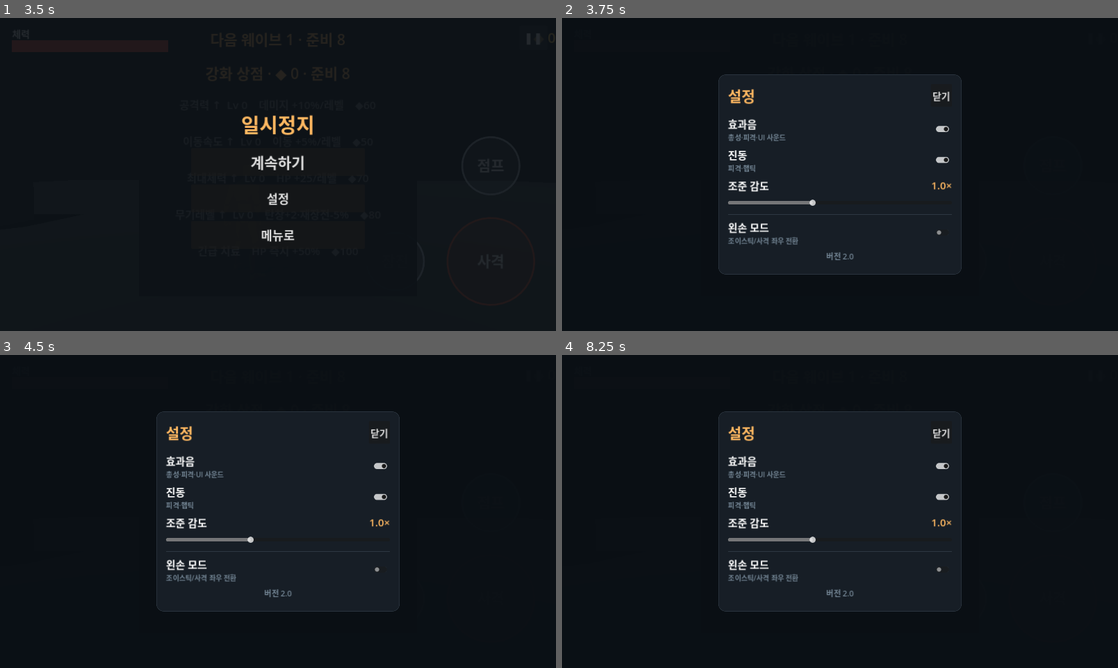
Above: before the commit, frames 1-4 (two rows, left to right).
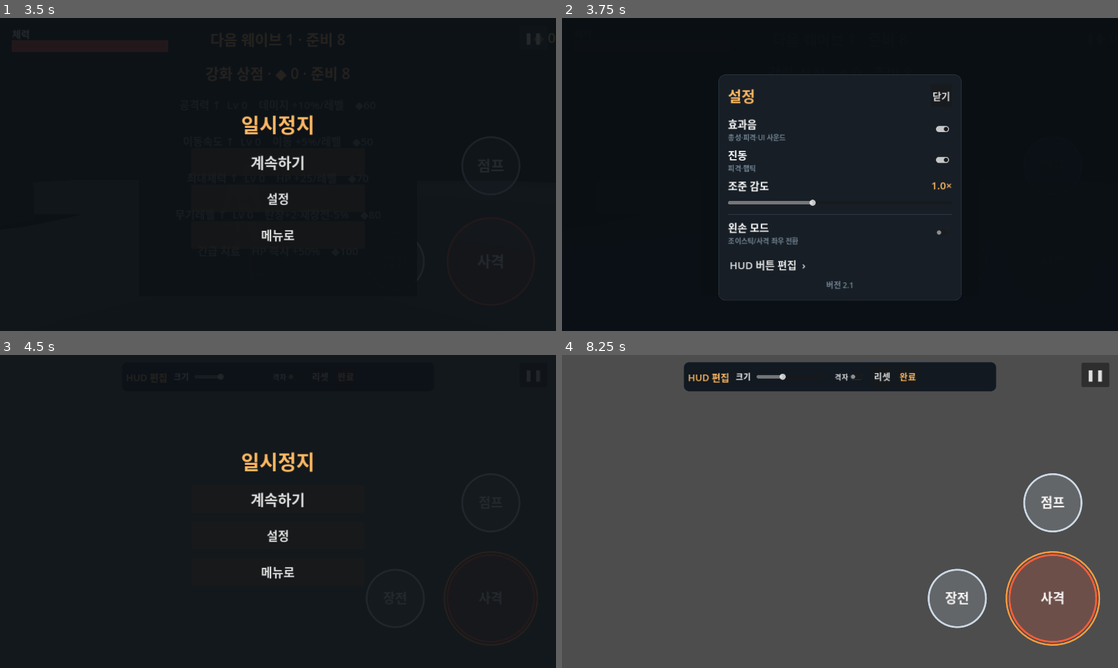
Above: after the commit, the same moments.

Repository: jjongjjongs/Reborn
Game: Godot game, scene res://Menu.tscn
Two runs of this game, one before a commit and one after it. Both use one fixed random seed, a clock stepped at 60 frames per second and the inputs below.
Inputs (mouse positions are in pixels of both pictures, inside the frame that each line leads up to):
- Up to frame 1 (3.5 s): click (417, 136) at 0.52 s; click "❚❚" at 1.25 s; click "계속하기" at 2 s; click "❚❚" at 2.75 s
- Up to frame 2 (3.75 s): click "설정" at 3.5 s
- Up to frame 3 (4.5 s): click (278, 602) at 4.25 s, where only the run after the commit has a clickable "HUD 버튼 편집 ›"
- Up to frame 4 (8.25 s): click (851, 376) at 5 s, where only the run after the commit has a clickable "격자"; click (884, 376) at 5.75 s, where only the run after the commit has a clickable "리셋"; click (906, 376) at 6.5 s, where only the run after the commit has a clickable "완료"; click "❚❚" at 7.25 s; click "계속하기" at 8 s

Frame 1 is identical in both runs. In frame 2, 0.5% of the frame differs, in the area x 28-72%, y 74-91%; in frame 3, 3.3%; in frame 4, 95%, in the area x 0-100%, y 0-100%.

Commit message:
feat: HUD 버튼 편집기 (v22)
- hud_editor.gd + HudEditor.tscn: 격자 오버레이 위에서 사격/점프/장전 버튼을
  드래그로 이동, 크기 슬라이더로 확대·축소, 격자 스냅/리셋/완료. 위치는 화면
  비율로 저장돼 해상도 무관.
- controls.gd: hud_layout(버튼별 x,y 비율 + 크기) 영속화, reset_hud().
- joystick.gd: 버튼 위치/반경을 hud_layout에서 읽음(미설정 시 기본값, 왼손 모드
  반영). 히트 판정·그리기 모두 커스텀 배치 적용.
- settings.gd: 'HUD 버튼 편집' 진입 추가.
- 버전 21→22 (2.0→2.1)

Co-Authored-By: Claude Opus 4.8 <noreply@anthropic.com>
Claude-Session: https://claude.ai/code/session_017gCHGQkLFHx2VS6S1QuV14

Diff:
--- /dev/null
+++ b/game/HudEditor.tscn
@@ -0,0 +1,8 @@
+[gd_scene load_steps=2 format=3]
+
+[ext_resource type="Script" path="res://hud_editor.gd" id="1_hud"]
+
+[node name="HudEditor" type="Control"]
+layout_mode = 3
+anchors_preset = 15
+script = ExtResource("1_hud")
--- a/game/controls.gd
+++ b/game/controls.gd
@@ -55,6 +55,11 @@
 var vibrate_on: bool = true
 var look_sens: float = 1.0      # 0.4 .. 2.0 multiplier
 var left_handed: bool = false
+var hud_layout: Dictionary = {}   # "fire"/"jump"/"reload" -> {x,y (frac), s (scale)}
+
+func reset_hud() -> void:
+	hud_layout.clear()
+	save_settings()
 
 func vibrate(ms: int = 40) -> void:
 	if vibrate_on:
@@ -125,6 +130,9 @@
 		vibrate_on = bool(data.get("vibrate_on", true))
 		look_sens = clampf(float(data.get("look_sens", 1.0)), 0.4, 2.0)
 		left_handed = bool(data.get("left_handed", false))
+		var hl = data.get("hud_layout", {})
+		if typeof(hl) == TYPE_DICTIONARY:
+			hud_layout = hl
 
 func save_settings() -> void:
 	_save_best()
@@ -137,5 +145,6 @@
 		"best_wave": best_wave, "best_kills": best_kills, "best_time": best_time,
 		"sfx_on": sfx_on, "vibrate_on": vibrate_on,
 		"look_sens": look_sens, "left_handed": left_handed,
+		"hud_layout": hud_layout,
 	}))
 	f.close()
--- /dev/null
+++ b/game/hud_editor.gd
@@ -0,0 +1,174 @@
+extends Control
+## HUD button layout editor. Grid overlay + drag to move + size slider.
+## Edits fire/jump/reload (move stick stays dynamic). Saves fractions to
+## Controls.hud_layout. Launched from Settings; returns to the menu.
+
+const BASE := {"fire": 100.0, "jump": 66.0, "reload": 66.0}
+const LABELS := {"fire": "사격", "jump": "점프", "reload": "장전"}
+
+var _layout := {}          # key -> {x,y (frac 0..1), s (scale)}
+var _sel := "fire"
+var _drag := ""
+var _snap := false
+var _slider: HSlider
+var _font: Font
+
+func _ready() -> void:
+	set_anchors_preset(Control.PRESET_FULL_RECT)
+	mouse_filter = Control.MOUSE_FILTER_STOP
+	_font = ThemeDB.fallback_font
+	_init_layout()
+	_build_bar()
+
+func _init_layout() -> void:
+	var s := size
+	for key in ["fire", "jump", "reload"]:
+		if Controls.hud_layout.has(key):
+			var d: Dictionary = Controls.hud_layout[key]
+			_layout[key] = {"x": float(d.get("x", 0.5)), "y": float(d.get("y", 0.5)), "s": float(d.get("s", 1.0))}
+		else:
+			var c := _default_center(key, s)
+			_layout[key] = {"x": c.x / s.x, "y": c.y / s.y, "s": 1.0}
+
+func _default_center(key: String, s: Vector2) -> Vector2:
+	var lh := Controls.left_handed
+	var fx := 150.0 if lh else s.x - 150.0
+	var rx := 370.0 if lh else s.x - 370.0
+	match key:
+		"fire": return Vector2(fx, s.y - 160.0)
+		"jump": return Vector2(fx, s.y - 380.0)
+		"reload": return Vector2(rx, s.y - 160.0)
+	return s * 0.5
+
+func _center(key: String) -> Vector2:
+	return Vector2(_layout[key]["x"] * size.x, _layout[key]["y"] * size.y)
+
+func _radius(key: String) -> float:
+	return BASE[key] * float(_layout[key]["s"])
+
+func _hit(pos: Vector2) -> String:
+	for key in ["fire", "jump", "reload"]:
+		if pos.distance_to(_center(key)) <= _radius(key):
+			return key
+	return ""
+
+func _commit() -> void:
+	Controls.hud_layout = _layout.duplicate(true)
+
+func _gui_input(event: InputEvent) -> void:
+	var pos := Vector2.ZERO
+	var pressed := false
+	var released := false
+	var moving := false
+	if event is InputEventScreenTouch:
+		pos = (event as InputEventScreenTouch).position
+		pressed = (event as InputEventScreenTouch).pressed
+		released = not pressed
+	elif event is InputEventMouseButton:
+		pos = (event as InputEventMouseButton).position
+		pressed = (event as InputEventMouseButton).pressed
+		released = not pressed
+	elif event is InputEventScreenDrag:
+		pos = (event as InputEventScreenDrag).position; moving = true
+	elif event is InputEventMouseMotion and (event as InputEventMouseMotion).button_mask != 0:
+		pos = (event as InputEventMouseMotion).position; moving = true
+	else:
+		return
+
+	if pressed:
+		var hit := _hit(pos)
+		if hit != "":
+			_sel = hit; _drag = hit
+			if _slider: _slider.set_value_no_signal(float(_layout[hit]["s"]))
+			queue_redraw()
+	elif released:
+		if _drag != "":
+			_commit()
+		_drag = ""
+	elif moving and _drag != "":
+		var fx := clampf(pos.x / size.x, 0.05, 0.95)
+		var fy := clampf(pos.y / size.y, 0.05, 0.95)
+		if _snap:
+			fx = roundf(fx / 0.025) * 0.025
+			fy = roundf(fy / 0.025) * 0.025
+		_layout[_drag]["x"] = fx
+		_layout[_drag]["y"] = fy
+		queue_redraw()
+
+func _draw() -> void:
+	# grid
+	var step := size.x / 40.0
+	var gc := Color(1, 1, 1, 0.06)
+	var x := 0.0
+	while x < size.x:
+		draw_line(Vector2(x, 0), Vector2(x, size.y), gc, 1.0)
+		x += step
+	var y := 0.0
+	while y < size.y:
+		draw_line(Vector2(0, y), Vector2(size.x, y), gc, 1.0)
+		y += step
+	# buttons
+	for key in ["reload", "jump", "fire"]:
+		var c := _center(key)
+		var r := _radius(key)
+		var tint := Color(1.0, 0.36, 0.22) if key == "fire" else Color(0.8, 0.85, 0.9)
+		draw_circle(c, r, Color(tint.r, tint.g, tint.b, 0.18))
+		draw_arc(c, r, 0.0, TAU, 48, tint, 3.0, true)
+		if key == _sel:
+			draw_arc(c, r + 7.0, 0.0, TAU, 48, Color(1.0, 0.61, 0.24), 2.5, true)
+		var fs := 30
+		var sz := _font.get_string_size(LABELS[key], HORIZONTAL_ALIGNMENT_LEFT, -1, fs)
+		draw_string(_font, c - Vector2(sz.x * 0.5, -fs * 0.35), LABELS[key],
+			HORIZONTAL_ALIGNMENT_LEFT, -1, fs, Color(1, 1, 1, 0.95))
+
+func _build_bar() -> void:
+	var bar := PanelContainer.new()
+	bar.anchor_left = 0.5; bar.anchor_right = 0.5; bar.anchor_top = 0.0
+	bar.offset_left = -360; bar.offset_right = 360; bar.offset_top = 16; bar.offset_bottom = 84
+	var sb := StyleBoxFlat.new(); sb.bg_color = Color(0.06, 0.09, 0.12, 0.95)
+	sb.set_border_width_all(1); sb.border_color = Color(0.18, 0.22, 0.26); sb.set_corner_radius_all(12)
+	sb.set_content_margin_all(10)
+	bar.add_theme_stylebox_override("panel", sb)
+	add_child(bar)
+	var h := HBoxContainer.new(); h.add_theme_constant_override("separation", 14)
+	bar.add_child(h)
+	var t := Label.new(); t.text = "HUD 편집"; t.add_theme_font_size_override("font_size", 22)
+	t.add_theme_color_override("font_color", Color(1.0, 0.72, 0.38))
+	t.vertical_alignment = VERTICAL_ALIGNMENT_CENTER
+	h.add_child(t)
+	var sl := Label.new(); sl.text = "크기"; sl.add_theme_font_size_override("font_size", 18)
+	sl.vertical_alignment = VERTICAL_ALIGNMENT_CENTER; h.add_child(sl)
+	_slider = HSlider.new()
+	_slider.min_value = 0.6; _slider.max_value = 1.7; _slider.step = 0.05
+	_slider.value = float(_layout[_sel]["s"])
+	_slider.custom_minimum_size = Vector2(160, 30)
+	_slider.size_flags_vertical = Control.SIZE_SHRINK_CENTER
+	_slider.value_changed.connect(func(v: float) -> void:
+		_layout[_sel]["s"] = v; queue_redraw())
+	h.add_child(_slider)
+	var snap := CheckButton.new(); snap.text = "격자"; snap.button_pressed = false; snap.focus_mode = Control.FOCUS_NONE
+	snap.toggled.connect(func(on: bool) -> void: _snap = on)
+	h.add_child(snap)
+	h.add_child(_btn("리셋", _on_reset))
+	h.add_child(_btn("완료", _on_done, true))
+
+func _on_reset() -> void:
+	Controls.reset_hud()
+	_init_layout()
+	if _slider:
+		_slider.set_value_no_signal(float(_layout[_sel]["s"]))
+	queue_redraw()
+
+func _on_done() -> void:
+	_commit()
+	Controls.save_settings()
+	Sfx.play("ui")
+	get_tree().change_scene_to_file("res://Menu.tscn")
+
+func _btn(txt: String, cb: Callable, pri := false) -> Button:
+	var b := Button.new(); b.text = txt; b.focus_mode = Control.FOCUS_NONE
+	b.add_theme_font_size_override("font_size", 20)
+	if pri:
+		b.add_theme_color_override("font_color", Color(1.0, 0.72, 0.38))
+	b.pressed.connect(cb)
+	return b
--- a/game/joystick.gd
+++ b/game/joystick.gd
@@ -35,25 +35,40 @@
 		Controls.fire_held = false
 		queue_redraw()
 
-func _centers() -> Dictionary:
-	var s := get_viewport().get_visible_rect().size
+func _base_radius(key: String) -> float:
+	return R_FIRE if key == "fire" else R_SMALL
+
+func _default_center(key: String, s: Vector2) -> Vector2:
 	var lh := Controls.left_handed
 	var fx := 150.0 if lh else s.x - 150.0        # fire / jump column
 	var rx := 370.0 if lh else s.x - 370.0        # reload (toward center)
-	return {
-		"fire": Vector2(fx, s.y - 160.0),
-		"jump": Vector2(fx, s.y - 380.0),
-		"reload": Vector2(rx, s.y - 160.0),
-	}
+	match key:
+		"fire": return Vector2(fx, s.y - 160.0)
+		"jump": return Vector2(fx, s.y - 380.0)
+		"reload": return Vector2(rx, s.y - 160.0)
+	return Vector2.ZERO
+
+# center + radius per button, honoring custom HUD layout (fractions of screen)
+func _layout() -> Dictionary:
+	var s := get_viewport().get_visible_rect().size
+	var out := {}
+	for key in ["fire", "jump", "reload"]:
+		var c: Vector2
+		var r := _base_radius(key)
+		if Controls.hud_layout.has(key):
+			var d: Dictionary = Controls.hud_layout[key]
+			c = Vector2(float(d.get("x", 0.5)) * s.x, float(d.get("y", 0.5)) * s.y)
+			r *= float(d.get("s", 1.0))
+		else:
+			c = _default_center(key, s)
+		out[key] = {"c": c, "r": r}
+	return out
 
 func _role_at(pos: Vector2) -> String:
-	var c := _centers()
-	if pos.distance_to(c["fire"]) <= R_FIRE:
-		return "fire"
-	if pos.distance_to(c["jump"]) <= R_SMALL:
-		return "jump"
-	if pos.distance_to(c["reload"]) <= R_SMALL:
-		return "reload"
+	var L := _layout()
+	for key in ["fire", "jump", "reload"]:
+		if pos.distance_to(L[key]["c"]) <= float(L[key]["r"]):
+			return key
 	var on_left := pos.x < get_viewport().get_visible_rect().size.x * 0.5
 	# move stick lives on the opposite side from the action buttons
 	if on_left == (not Controls.left_handed):
@@ -115,10 +130,10 @@
 	return _touch.values().has(role)
 
 func _draw() -> void:
-	var c := _centers()
-	_draw_btn(c["fire"], R_FIRE, "사격", _active("fire"), Color(1.0, 0.36, 0.22))
-	_draw_btn(c["jump"], R_SMALL, "점프", _active("jump"), Color(0.8, 0.85, 0.9))
-	_draw_btn(c["reload"], R_SMALL, "장전", _active("reload"), Color(0.8, 0.85, 0.9))
+	var L := _layout()
+	_draw_btn(L["fire"]["c"], float(L["fire"]["r"]), "사격", _active("fire"), Color(1.0, 0.36, 0.22))
+	_draw_btn(L["jump"]["c"], float(L["jump"]["r"]), "점프", _active("jump"), Color(0.8, 0.85, 0.9))
+	_draw_btn(L["reload"]["c"], float(L["reload"]["r"]), "장전", _active("reload"), Color(0.8, 0.85, 0.9))
 	if _m_idx != -1:
 		draw_circle(_m_origin, MOVE_RADIUS, Color(1, 1, 1, 0.06))
 		draw_arc(_m_origin, MOVE_RADIUS, 0.0, TAU, 48, Color(1.0, 0.61, 0.24, 0.5), 3.0, true)
--- a/game/project.godot
+++ b/game/project.godot
@@ -4,7 +4,7 @@
 [application]
 
 config/name="스페셜솔져 리본"
-config/version="2.0"
+config/version="2.1"
 run/main_scene="res://Menu.tscn"
 config/icon="res://icon.svg"
 config/features=PackedStringArray("4.3", "GL Compatibility")
--- a/game/settings.gd
+++ b/game/settings.gd
@@ -80,6 +80,14 @@
 
 	v.add_child(_toggle("왼손 모드", "조이스틱/사격 좌우 전환", Controls.left_handed, func(on: bool) -> void:
 		Controls.left_handed = on; Controls.save_settings(); Sfx.play("ui")))
+	v.add_child(_sep())
+
+	var he := Button.new(); he.text = "HUD 버튼 편집  ›"; he.focus_mode = Control.FOCUS_NONE
+	he.alignment = HORIZONTAL_ALIGNMENT_LEFT
+	he.add_theme_font_size_override("font_size", 24)
+	he.flat = true
+	he.pressed.connect(_open_hud_editor)
+	v.add_child(he)
 
 	var ver := Label.new()
 	ver.text = "버전 %s" % _app_version()
@@ -89,6 +97,12 @@
 	v.add_child(ver)
 
 	add_child(_sheet)
+
+func _open_hud_editor() -> void:
+	Sfx.play("ui")
+	close()
+	get_tree().paused = false
+	get_tree().change_scene_to_file("res://HudEditor.tscn")
 
 func _sync() -> void:
 	if _sens_val:
Not shown, changed: game/export_presets.cfg
